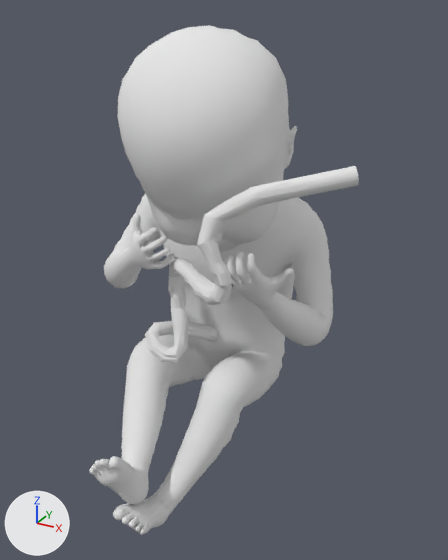
The OBJ model src/main/resources/model/baby_original_triangles.obj, before and after one commit.
Before and after are seen from a camera (50 mm lens) standing at (4.62, -7.96, 8.42) and looking at (-0.01, 0.46, 4.22). Every picture has the same lights, and +X, +Y and +Z are marked at lower left. Where no turn or scale is listed for an object, it has been applied to the vertices.

The first picture shows 'body', 'cord'.
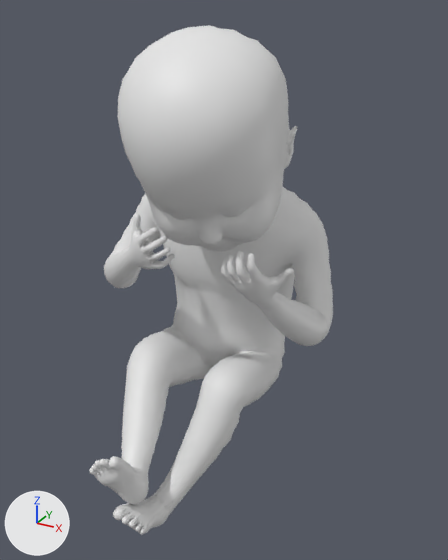
Location of each change, [x1, y1, x2, y2] in pixels of the pictures (448 x 560 px):
'cord', deleted
    before: [145, 166, 359, 362]

The change, as a list of edits to the scene's bpy script:
```text
Remove ob_cord:
    ob_cord = bpy.data.objects.new('cord', me_cord)
    ob_cord.location = (0.0, 0.0, 0.0)
```
